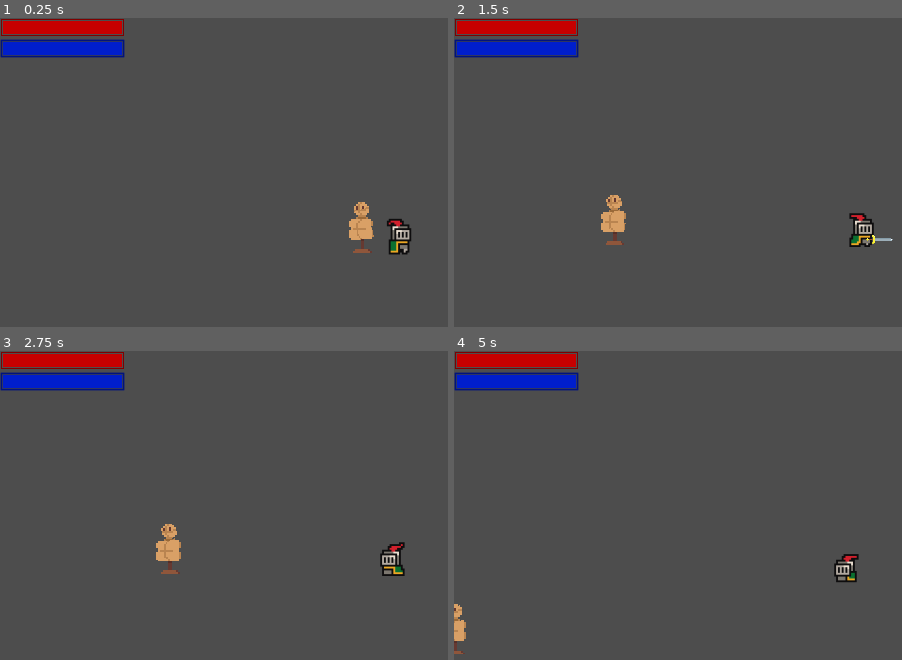
Above: before the commit, frames 1-4 (two rows, left to right).
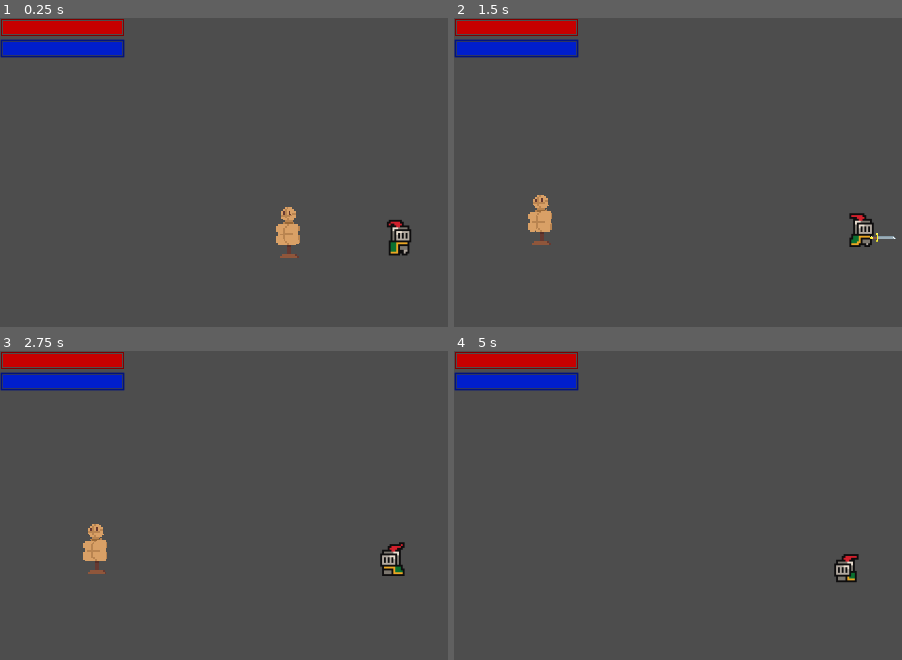
Above: after the commit, the same moments.

Repository: ToastedTeam/CaveGame
Game: Godot game, scene res://scenes/main.tscn
The game is run twice, just before and just after one commit, with the same random seed, the same clock (stepped at 60 frames per second) and the same inputs. The engine's default icon, where the game draws it, is replaced by a stand-in: a white triangle on a blue panel in a dark square.
Inputs:
- Up to frame 1 (0.25 s): no input
- Up to frame 2 (1.5 s): tap Enter (ui_accept) at 0.5 s; hold Right (player_move_right) from 0.53 s (still down); tap A (player_attack) at 0.6, 1.35 s; tap Up (player_jump) at 0.77 s
- Up to frame 3 (2.75 s): tap Up (player_jump) at 1.52 s; release Right (player_move_right) at 2.03 s; hold Left (player_move_left) from 2.03 s (still down); tap A (player_attack) at 2.1 s
- Up to frame 4 (5 s): release Left (player_move_left) at 2.78 s; hold Right (player_move_right) 2.78-4.28 s; tap A (player_attack) at 2.85, 3.6, 4.35 s; tap Up (player_jump) at 3.02, 3.77, 4.52 s; hold Left (player_move_left) from 4.28 s (still down)

The runs differ from the first frame. In frame 1, 1.4% of the frame differs, in the area x 61-92%, y 59-78%; in frame 2, 1.2%; in frame 3, 1.1%; in frame 4, 0.3%.

Commit message:
Make weapons more modular

Diff:
--- a/project.godot
+++ b/project.godot
@@ -28,7 +28,7 @@
 
 [editor_plugins]
 
-enabled=PackedStringArray("res://addons/directional_hinge/plugin.cfg", "res://addons/torque_joint/plugin.cfg")
+enabled=PackedStringArray("res://addons/directional_hinge/plugin.cfg")
 
 [input]
 
--- a/scenes/main.tscn
+++ b/scenes/main.tscn
@@ -27,7 +27,7 @@
 texture = ExtResource("1_lhg5j")
 
 [node name="Player" parent="." node_paths=PackedStringArray("health_bar", "mana_bar") instance=ExtResource("2_5r4ce")]
-position = Vector2(-33, -1)
+visible = true
 health_bar = NodePath("../Interface/Interface2/VBoxContainer/HealthBar/HealthBar")
 mana_bar = NodePath("../Interface/Interface2/VBoxContainer/ManaBar/ManaBar")
 
--- a/scenes/player.tscn
+++ b/scenes/player.tscn
@@ -1,9 +1,9 @@
-[gd_scene load_steps=32 format=3 uid="uid://8j1kl15f7ryq"]
+[gd_scene load_steps=28 format=3 uid="uid://8j1kl15f7ryq"]
 
 [ext_resource type="Script" path="res://scripts/player.gd" id="1_plpc0"]
 [ext_resource type="Texture2D" uid="uid://crrknnqcxgkk3" path="res://assets/sprites/knight.png" id="1_pmcpt"]
 [ext_resource type="Material" uid="uid://hkdd85186e42" path="res://shaders/SmoothPixel.tres" id="2_asdqb"]
-[ext_resource type="Texture2D" uid="uid://brara5mfg8fs5" path="res://assets/sprites/sword/sword1.png" id="4_dgnk6"]
+[ext_resource type="PackedScene" uid="uid://dv1lodecs50bs" path="res://scenes/weapon.tscn" id="4_5ek75"]
 
 [sub_resource type="AtlasTexture" id="AtlasTexture_s7par"]
 atlas = ExtResource("1_pmcpt")
@@ -173,115 +173,8 @@
 [sub_resource type="CircleShape2D" id="CircleShape2D_4kdck"]
 radius = 5.0
 
-[sub_resource type="Animation" id="Animation_acfjo"]
-length = 0.001
-tracks/0/type = "bezier"
-tracks/0/imported = false
-tracks/0/enabled = true
-tracks/0/path = NodePath("FlipHandler/Sword:position:x")
-tracks/0/interp = 1
-tracks/0/loop_wrap = true
-tracks/0/keys = {
-"handle_modes": PackedInt32Array(0),
-"points": PackedFloat32Array(6, -0.05, 0, 0.05, 0),
-"times": PackedFloat32Array(0)
-}
-tracks/1/type = "bezier"
-tracks/1/imported = false
-tracks/1/enabled = true
-tracks/1/path = NodePath("FlipHandler/Sword:position:y")
-tracks/1/interp = 1
-tracks/1/loop_wrap = true
-tracks/1/keys = {
-"handle_modes": PackedInt32Array(0),
-"points": PackedFloat32Array(-4, -0.1, 0, 0.1, 0),
-"times": PackedFloat32Array(0)
-}
-tracks/2/type = "value"
-tracks/2/imported = false
-tracks/2/enabled = true
-tracks/2/path = NodePath("FlipHandler/Sword:visible")
-tracks/2/interp = 1
-tracks/2/loop_wrap = true
-tracks/2/keys = {
-"times": PackedFloat32Array(0),
-"transitions": PackedFloat32Array(1),
-"update": 1,
-"values": [false]
-}
-tracks/3/type = "value"
-tracks/3/imported = false
-tracks/3/enabled = true
-tracks/3/path = NodePath("FlipHandler/Sword/DamageBox:monitoring")
-tracks/3/interp = 1
-tracks/3/loop_wrap = true
-tracks/3/keys = {
-"times": PackedFloat32Array(0),
-"transitions": PackedFloat32Array(1),
-"update": 1,
-"values": [false]
-}
-
-[sub_resource type="Animation" id="Animation_6qcdh"]
-resource_name = "player_attack"
-length = 0.2
-tracks/0/type = "bezier"
-tracks/0/imported = false
-tracks/0/enabled = true
-tracks/0/path = NodePath("FlipHandler/Sword:position:x")
-tracks/0/interp = 1
-tracks/0/loop_wrap = true
-tracks/0/keys = {
-"handle_modes": PackedInt32Array(0, 0, 0),
-"points": PackedFloat32Array(6, -0.05, 0, 0.0333333, -1, 9, -0.017, -4.365, 0.024, -3.046, 6, -0.026, 0, 0.05, 0),
-"times": PackedFloat32Array(0, 0.1, 0.2)
-}
-tracks/1/type = "bezier"
-tracks/1/imported = false
-tracks/1/enabled = true
-tracks/1/path = NodePath("FlipHandler/Sword:position:y")
-tracks/1/interp = 1
-tracks/1/loop_wrap = true
-tracks/1/keys = {
-"handle_modes": PackedInt32Array(0),
-"points": PackedFloat32Array(-4, -0.1, 0, 0.1, 0),
-"times": PackedFloat32Array(0)
-}
-tracks/2/type = "value"
-tracks/2/imported = false
-tracks/2/enabled = true
-tracks/2/path = NodePath("FlipHandler/Sword:visible")
-tracks/2/interp = 1
-tracks/2/loop_wrap = true
-tracks/2/keys = {
-"times": PackedFloat32Array(0, 0.2),
-"transitions": PackedFloat32Array(1, 1),
-"update": 1,
-"values": [true, false]
-}
-tracks/3/type = "value"
-tracks/3/imported = false
-tracks/3/enabled = true
-tracks/3/path = NodePath("FlipHandler/Sword/DamageBox:monitoring")
-tracks/3/interp = 1
-tracks/3/loop_wrap = true
-tracks/3/keys = {
-"times": PackedFloat32Array(0, 0.2),
-"transitions": PackedFloat32Array(1, 1),
-"update": 1,
-"values": [true, false]
-}
-
-[sub_resource type="AnimationLibrary" id="AnimationLibrary_sxqio"]
-_data = {
-"RESET": SubResource("Animation_acfjo"),
-"player_attack": SubResource("Animation_6qcdh")
-}
-
-[sub_resource type="RectangleShape2D" id="RectangleShape2D_x2tqe"]
-size = Vector2(5.355, 31.675)
-
 [node name="Player" type="CharacterBody2D"]
+position = Vector2(6, -4)
 script = ExtResource("1_plpc0")
 
 [node name="AttackCooldown" type="Timer" parent="."]
@@ -302,25 +195,8 @@
 
 [node name="FlipHandler" type="Node2D" parent="."]
 
-[node name="AnimationPlayer" type="AnimationPlayer" parent="FlipHandler"]
-root_node = NodePath("../..")
-libraries = {
-"": SubResource("AnimationLibrary_sxqio")
-}
-
-[node name="Sword" type="Sprite2D" parent="FlipHandler"]
-visible = false
-position = Vector2(6, -4)
-rotation = 1.57079
-scale = Vector2(0.5, 0.5)
-texture = ExtResource("4_dgnk6")
-
-[node name="DamageBox" type="Area2D" parent="FlipHandler/Sword"]
-position = Vector2(0, -3.5)
-monitoring = false
-
-[node name="Collision" type="CollisionShape2D" parent="FlipHandler/Sword/DamageBox"]
-shape = SubResource("RectangleShape2D_x2tqe")
+[node name="Weapon" parent="FlipHandler" instance=ExtResource("4_5ek75")]
+position = Vector2(2, -5)
 
 [connection signal="timeout" from="AttackCooldown" to="." method="_on_attack_cooldown_end"]
-[connection signal="body_entered" from="FlipHandler/Sword/DamageBox" to="." method="_on_entity_hit"]
+[connection signal="on_hit" from="FlipHandler/Weapon" to="." method="_on_entity_hit"]
--- a/scenes/targetDummy.tscn
+++ b/scenes/targetDummy.tscn
@@ -83,7 +83,6 @@
 motor_enabled = true
 script = ExtResource("1_dhaw3")
 enabled = true
-debugPrint = true
 Proportional = 2.0
 Derivative = 0.04
 
@@ -91,6 +90,7 @@
 position = Vector2(0, -18)
 node_a = NodePath("../body")
 node_b = NodePath("../head")
+motor_enabled = true
 script = ExtResource("1_dhaw3")
 enabled = true
 Proportional = 0.3
--- /dev/null
+++ b/scenes/weapon.tscn
@@ -0,0 +1,137 @@
+[gd_scene load_steps=7 format=3 uid="uid://dv1lodecs50bs"]
+
+[ext_resource type="Texture2D" uid="uid://brara5mfg8fs5" path="res://assets/sprites/sword/sword1.png" id="1_dggic"]
+[ext_resource type="Script" path="res://scripts/Weapon.gd" id="1_nn2k2"]
+
+[sub_resource type="Animation" id="Animation_acfjo"]
+length = 0.001
+tracks/0/type = "bezier"
+tracks/0/imported = false
+tracks/0/enabled = true
+tracks/0/path = NodePath(".:position:x")
+tracks/0/interp = 1
+tracks/0/loop_wrap = true
+tracks/0/keys = {
+"handle_modes": PackedInt32Array(0),
+"points": PackedFloat32Array(6, -0.05, 0, 0.05, 0),
+"times": PackedFloat32Array(0)
+}
+tracks/1/type = "bezier"
+tracks/1/imported = false
+tracks/1/enabled = true
+tracks/1/path = NodePath(".:position:y")
+tracks/1/interp = 1
+tracks/1/loop_wrap = true
+tracks/1/keys = {
+"handle_modes": PackedInt32Array(0),
+"points": PackedFloat32Array(0, -0.1, 0, 0.1, 0),
+"times": PackedFloat32Array(0)
+}
+tracks/2/type = "value"
+tracks/2/imported = false
+tracks/2/enabled = true
+tracks/2/path = NodePath(".:visible")
+tracks/2/interp = 1
+tracks/2/loop_wrap = true
+tracks/2/keys = {
+"times": PackedFloat32Array(0),
+"transitions": PackedFloat32Array(1),
+"update": 1,
+"values": [false]
+}
+tracks/3/type = "value"
+tracks/3/imported = false
+tracks/3/enabled = true
+tracks/3/path = NodePath("DamageBox:monitoring")
+tracks/3/interp = 1
+tracks/3/loop_wrap = true
+tracks/3/keys = {
+"times": PackedFloat32Array(0),
+"transitions": PackedFloat32Array(1),
+"update": 1,
+"values": [false]
+}
+
+[sub_resource type="Animation" id="Animation_6qcdh"]
+resource_name = "player_attack"
+length = 0.2
+tracks/0/type = "bezier"
+tracks/0/imported = false
+tracks/0/enabled = true
+tracks/0/path = NodePath(".:position:x")
+tracks/0/interp = 1
+tracks/0/loop_wrap = true
+tracks/0/keys = {
+"handle_modes": PackedInt32Array(0, 0, 0),
+"points": PackedFloat32Array(6, -0.05, 0, 0.0333333, -1, 9, -0.017, -4.365, 0.024, -3.046, 6, -0.026, 0, 0.05, 0),
+"times": PackedFloat32Array(0, 0.1, 0.2)
+}
+tracks/1/type = "bezier"
+tracks/1/imported = false
+tracks/1/enabled = true
+tracks/1/path = NodePath(".:position:y")
+tracks/1/interp = 1
+tracks/1/loop_wrap = true
+tracks/1/keys = {
+"handle_modes": PackedInt32Array(0),
+"points": PackedFloat32Array(0, -0.1, 0, 0.1, 0),
+"times": PackedFloat32Array(0)
+}
+tracks/2/type = "value"
+tracks/2/imported = false
+tracks/2/enabled = true
+tracks/2/path = NodePath(".:visible")
+tracks/2/interp = 1
+tracks/2/loop_wrap = true
+tracks/2/keys = {
+"times": PackedFloat32Array(0, 0.2),
+"transitions": PackedFloat32Array(1, 1),
+"update": 1,
+"values": [true, false]
+}
+tracks/3/type = "value"
+tracks/3/imported = false
+tracks/3/enabled = true
+tracks/3/path = NodePath("DamageBox:monitoring")
+tracks/3/interp = 1
+tracks/3/loop_wrap = true
+tracks/3/keys = {
+"times": PackedFloat32Array(0, 0.2),
+"transitions": PackedFloat32Array(1, 1),
+"update": 1,
+"values": [true, false]
+}
+
+[sub_resource type="AnimationLibrary" id="AnimationLibrary_sxqio"]
+_data = {
+"RESET": SubResource("Animation_acfjo"),
+"player_attack": SubResource("Animation_6qcdh")
+}
+
+[sub_resource type="RectangleShape2D" id="RectangleShape2D_x2tqe"]
+size = Vector2(5.355, 31.675)
+
+[node name="Weapon" type="Node2D"]
+script = ExtResource("1_nn2k2")
+
+[node name="AnimationPlayer" type="AnimationPlayer" parent="."]
+root_node = NodePath("../Weapon")
+libraries = {
+"": SubResource("AnimationLibrary_sxqio")
+}
+
+[node name="Weapon" type="Sprite2D" parent="."]
+visible = false
+position = Vector2(6, 0)
+rotation = 1.57079
+scale = Vector2(0.5, 0.5)
+texture = ExtResource("1_dggic")
+
+[node name="DamageBox" type="Area2D" parent="Weapon"]
+position = Vector2(0, -3.5)
+monitoring = false
+
+[node name="Collision" type="CollisionShape2D" parent="Weapon/DamageBox"]
+shape = SubResource("RectangleShape2D_x2tqe")
+
+[connection signal="body_entered" from="Weapon/DamageBox" to="." method="_on_damage_box_body_entered"]
--- /dev/null
+++ b/scripts/Weapon.gd
@@ -0,0 +1,18 @@
+class_name Weapon
+extends Node2D
+
+signal on_hit(hitBody: Node2D)
+
+# Called when the node enters the scene tree for the first time.
+func _ready() -> void:
+	pass # Replace with function body.
+
+
+# Called every frame. 'delta' is the elapsed time since the previous frame.
+func _process(delta: float) -> void:
+	pass
+
+
+func _on_damage_box_body_entered(body: Node2D) -> void:
+	on_hit.emit(body);
+	pass # Replace with function body.
--- a/scripts/player.gd
+++ b/scripts/player.gd
@@ -117,7 +117,7 @@
 		$FlipHandler.scale.x = 1
 
 	if Input.is_action_just_pressed("player_attack") and canAttack:
-		$FlipHandler/AnimationPlayer.play("player_attack")
+		$FlipHandler/Weapon/AnimationPlayer.play("player_attack")
 		canAttack = false
 		$AttackCooldown.start()
 
